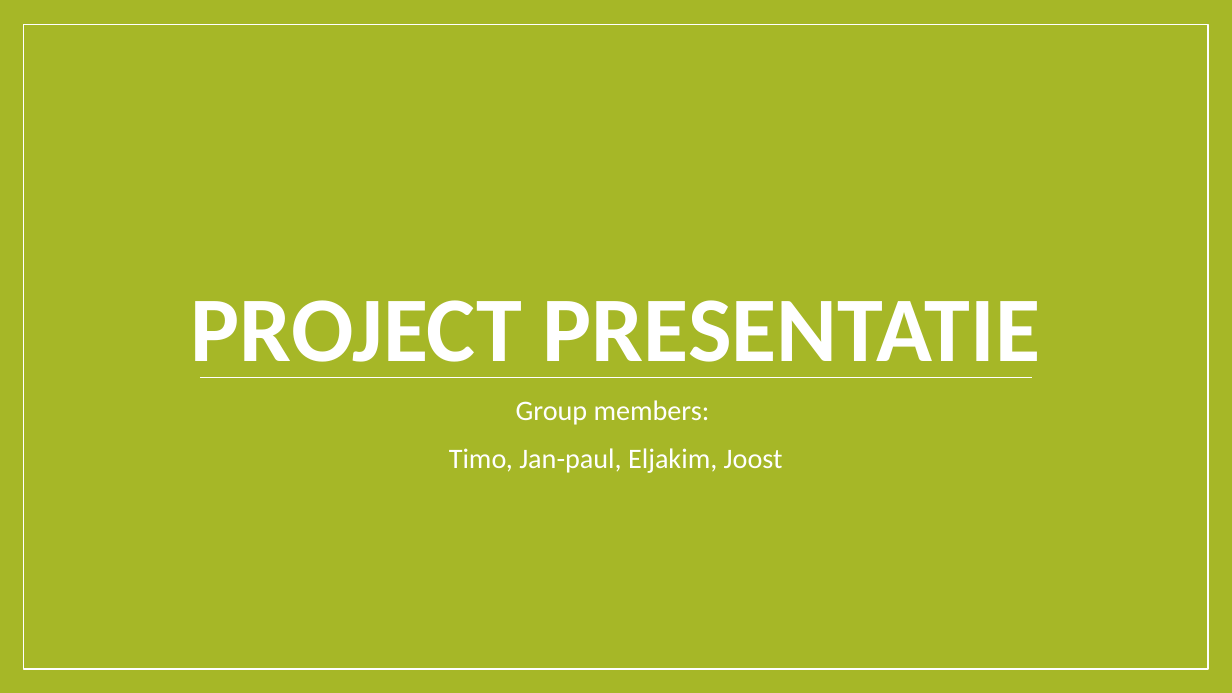
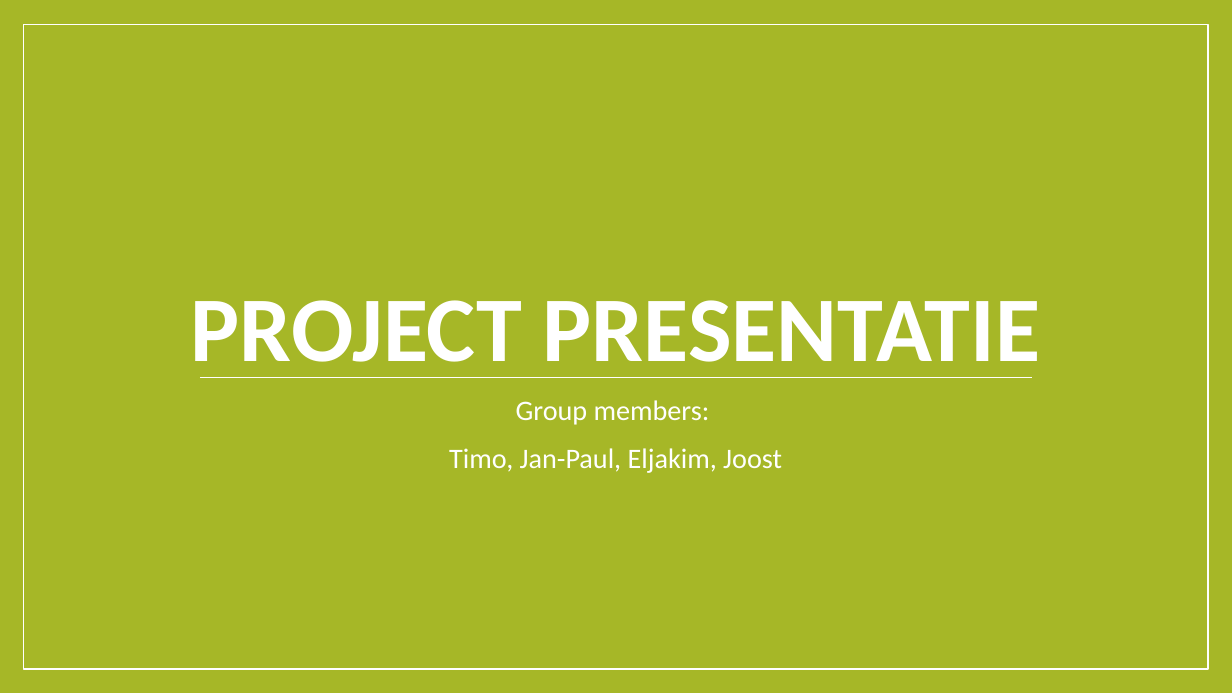
Before and after one commit to EljakimHerrewijnen/Project_4_HRO_Finished, a slide deck: slide 1 of documentatie/presentatie sprint 1.pptx. Drawn at 1232x693 pixels with LibreOffice and Linux fonts; fonts in the diff are those of the drawing. Boxes give left, top, right and bottom in pixels: in the first picture for what was removed or moved away, otherwise in the second. Text is boxed around its words. In the diff, an @@ line names an element or a change of style, - is before the commit and + after.

```diff
--- a/documentatie/presentatie sprint 1.pptx
+++ b/documentatie/presentatie sprint 1.pptx
@@ subtitle at (449,448,782,473): text changed @@
-Timo, Jan-paul, Eljakim, Joost
+Timo, Jan-Paul, Eljakim, Joost
```
Also in this commit, not shown: 1 other slide changed, 5 other files.
